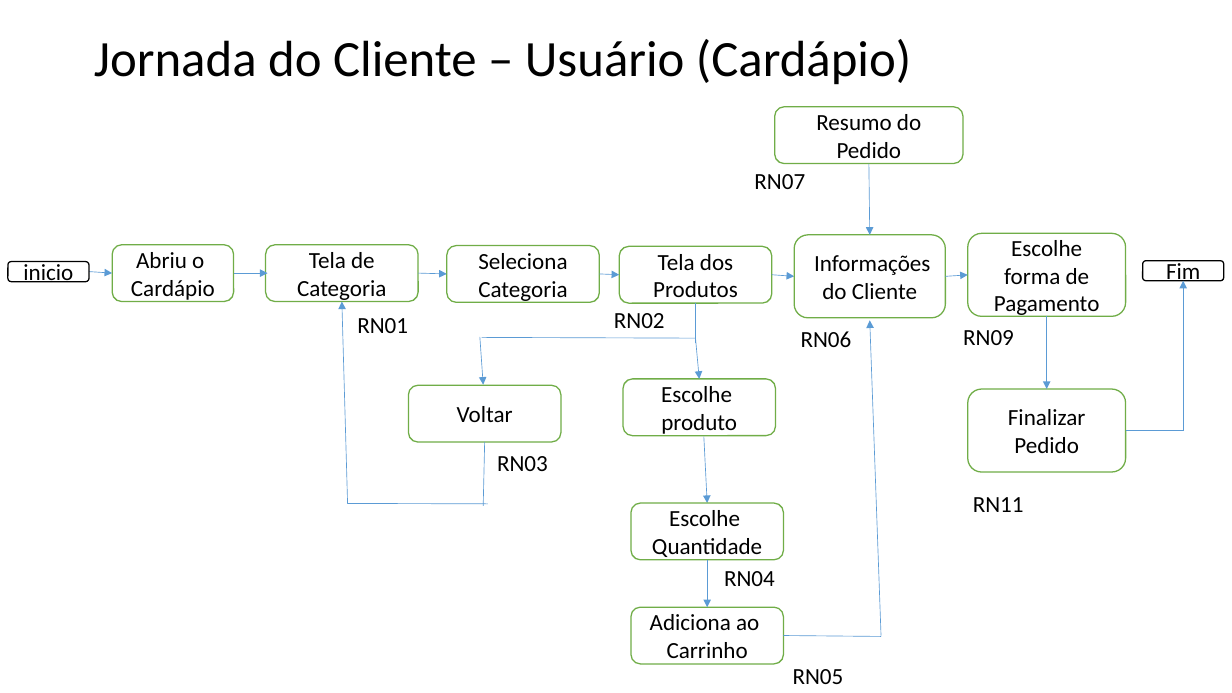
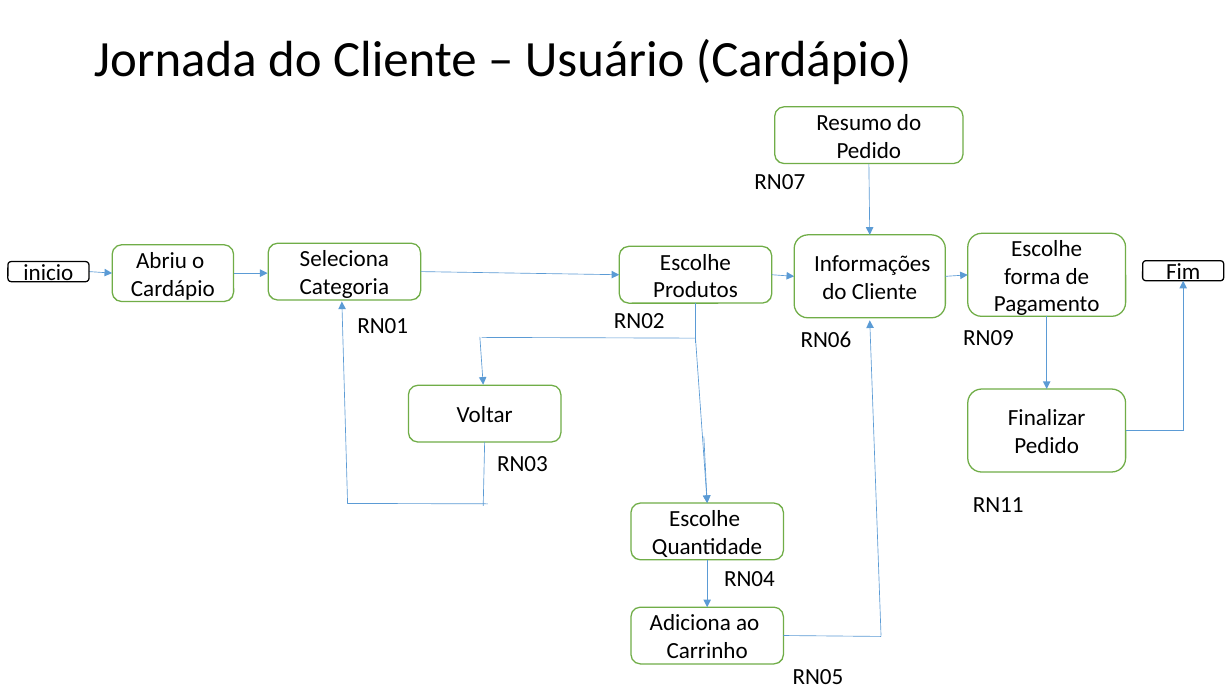
Before and after one commit to PedroAssencao/Cardapio, a slide deck: slide 8 of Cardápio/Documentação/Documentação Cardapio.pptx. Drawn at 1232x693 pixels with LibreOffice and Linux fonts; fonts in the diff are those of the drawing. Boxes give left, top, right and bottom in pixels: in the first picture for what was removed or moved away, otherwise in the second. Text is boxed around its words. In the diff, an @@ line names an element or a change of style, - is before the commit and + after.

Commit message:
10/05/23

```diff
--- a/Cardápio/Documentação/Documentação Cardapio.pptx
+++ b/Cardápio/Documentação/Documentação Cardapio.pptx
@@ rounded rectangle removed at (265,245,418,301) @@
-Tela de
-Categoria
@@ rounded rectangle "Seleciona Categoria": place and size @@
-rounded rectangle "Seleciona Categoria" at (447,246,600,302)
+rounded rectangle "Seleciona Categoria" at (268,243,421,299)
@@ text in rounded rectangle at (653,254,738,304): text changed @@
-Tela dos Produtos
+Escolhe
+Produtos
@@ arrow removed from (419, 274) to (447, 274) @@
@@ arrow moved from (600, 274) - (619, 274) to (421, 272) - (619, 274) @@
@@ arrow moved from (696, 338) - (700, 379) to (696, 338) - (707, 503) @@
@@ rounded rectangle removed at (623,379,775,435) @@
-Escolhe
-produto
```
